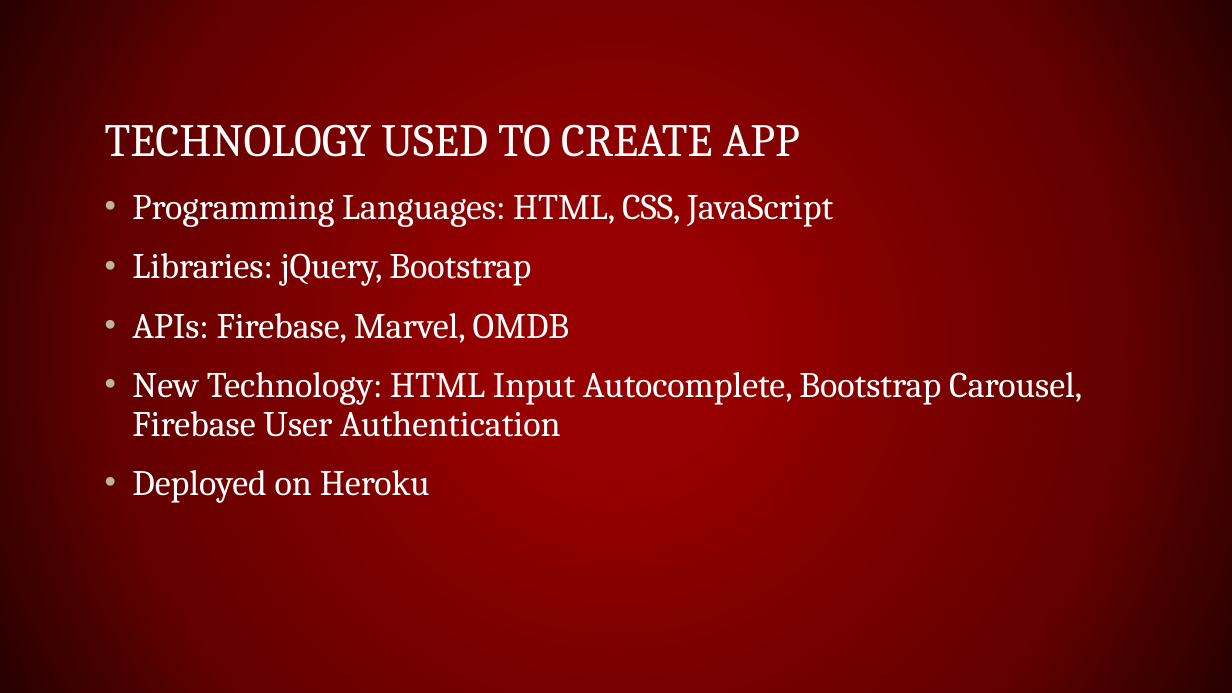
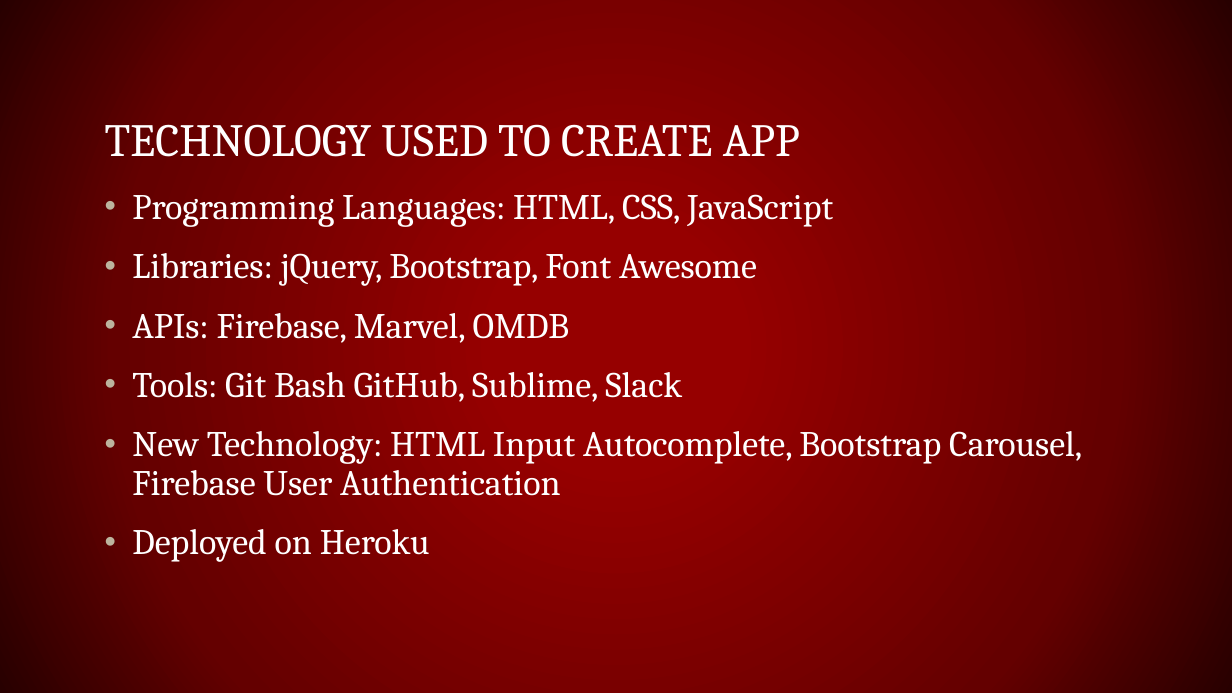
Before and after one commit to ldowers/MarvelProject, a slide deck: slide 4 of Marvel Favorites.pptx. Drawn at 1232x693 pixels with LibreOffice and Linux fonts; fonts in the diff are those of the drawing. Boxes give left, top, right and bottom in pixels: in the first picture for what was removed or moved away, otherwise in the second. Text is boxed around its words. In the diff, an @@ line names an element or a change of style, - is before the commit and + after.

Commit message:
Updated PowerPoint presentation

```diff
--- a/Marvel Favorites.pptx
+++ b/Marvel Favorites.pptx
@@ text at [132,253,757,286]: text changed @@
-• Libraries: jQuery, Bootstrap
+• Libraries: jQuery, Bootstrap, Font Awesome
@@ text at [132,372,682,402]: paragraph added @@
+• Tools: Git Bash GitHub, Sublime, Slack
```
